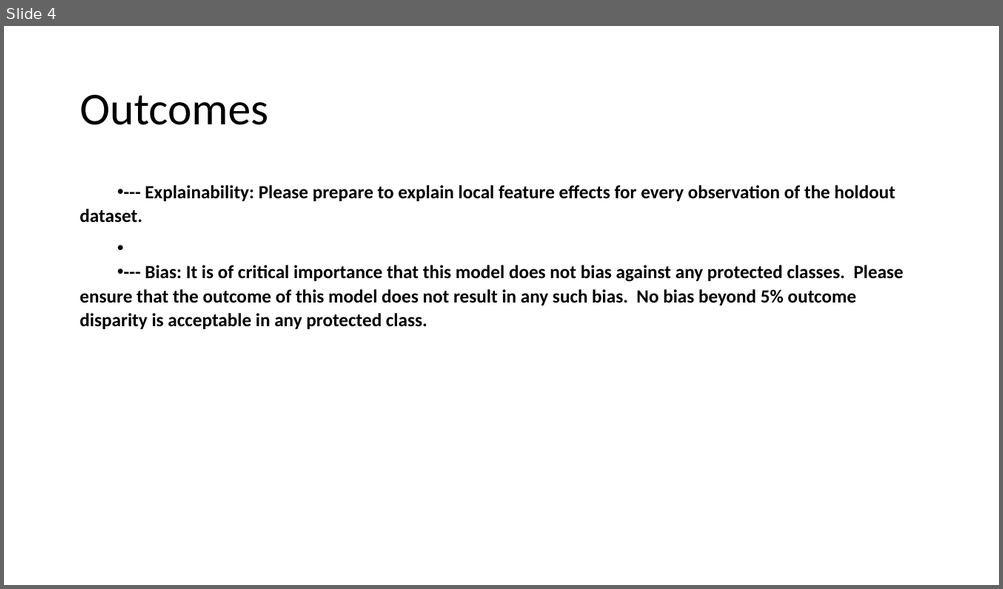
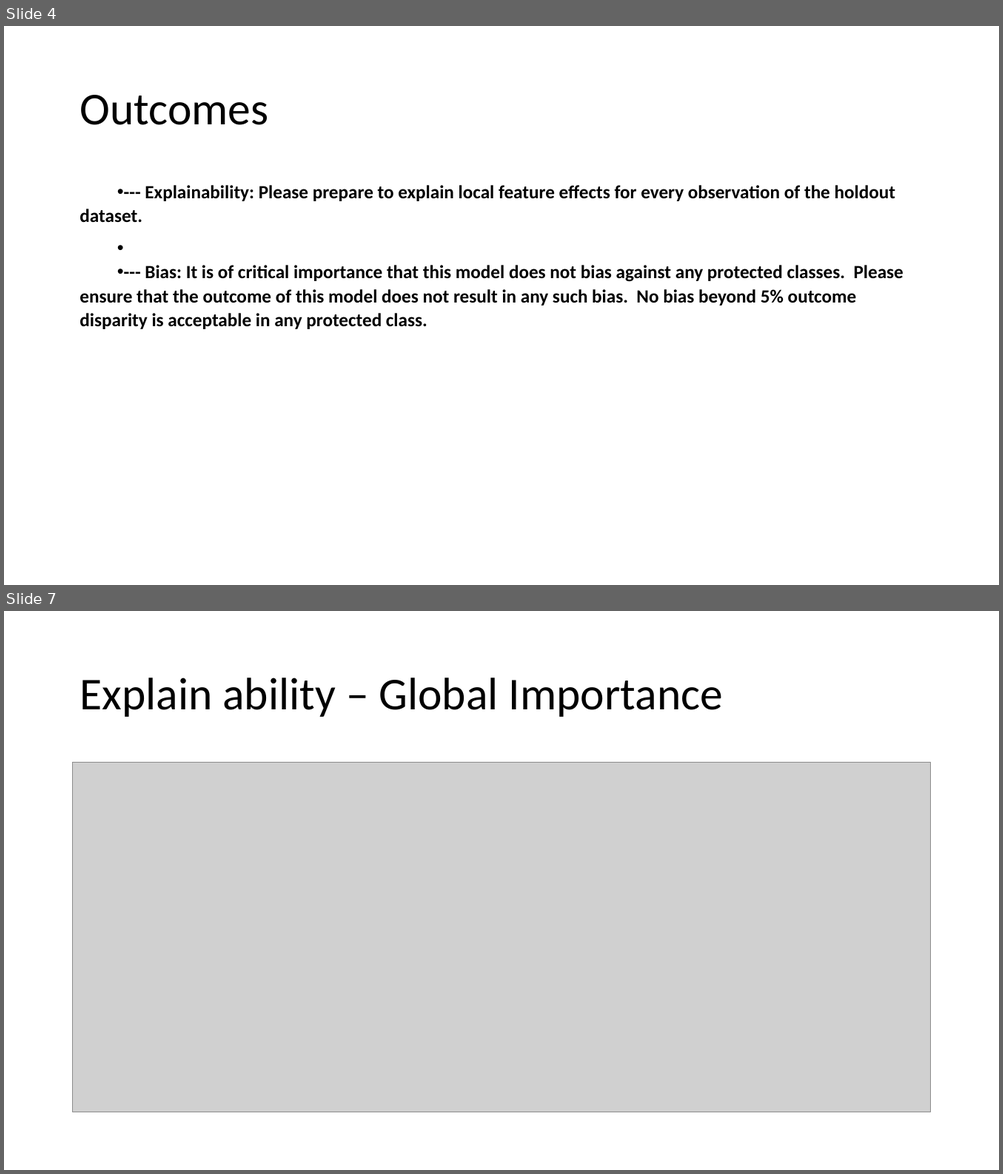
Before and after one commit to balakreshnan/DSinsider2020, a slide deck: insidermidway/Challenge B/Employee Turnover.pptx. Shown one above the other, each under a label of ours: slide 4 before the commit, slides 4 and 7 after it; the slides between them are not shown. The pictures are 1003x589 and 1003x1174 pixels, drawn with LibreOffice and Linux fonts; fonts in the diff are those of the drawing; grey boxes stand for pictures. Boxes give left, top, right and bottom in pixels: in the first picture for what was removed or moved away, otherwise in the second. Text is boxed around its words. In the diff, an @@ line names an element or a change of style, - is before the commit and + after.

```diff
--- a/insidermidway/Challenge B/Employee Turnover.pptx
+++ b/insidermidway/Challenge B/Employee Turnover.pptx
@@ slide 7 added at <box>4,611,999,1170</box>, background #FFFFFF @@
@@ title added at <box>79,678,723,717</box>, 44 pt, text #000000 @@
+Explain ability – Global Importance
@@ picture added at <box>73,763,930,1113</box> @@
```
Also in this commit, not shown: 14 other slides added, 1 other file.
